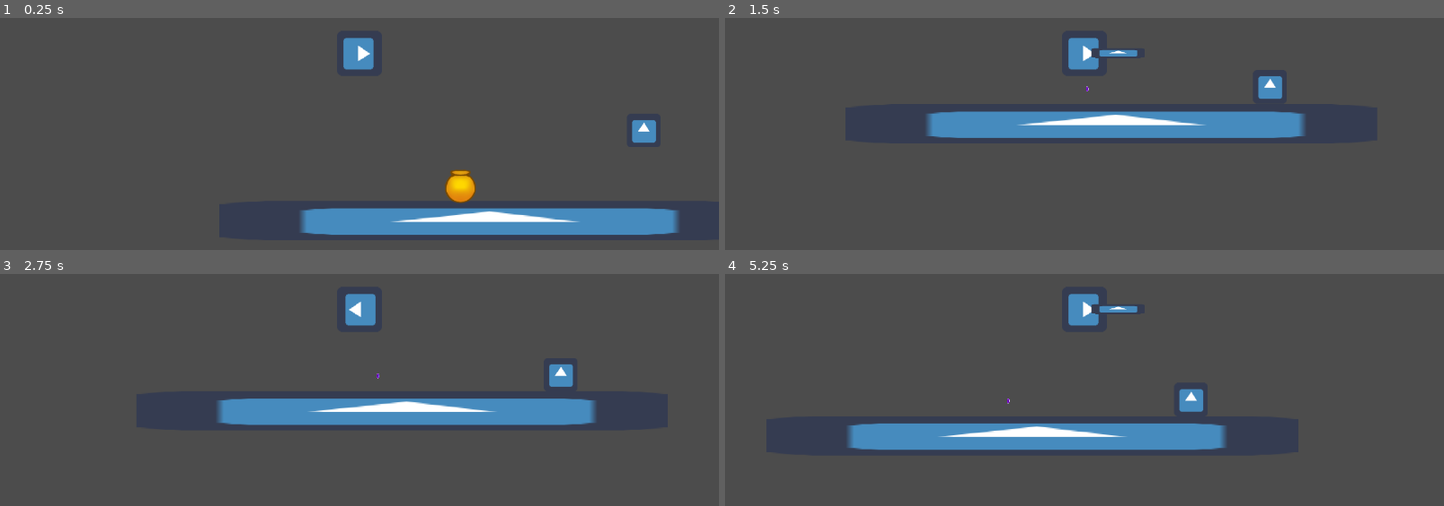
Above: before the commit, frames 1-4 (two rows, left to right).
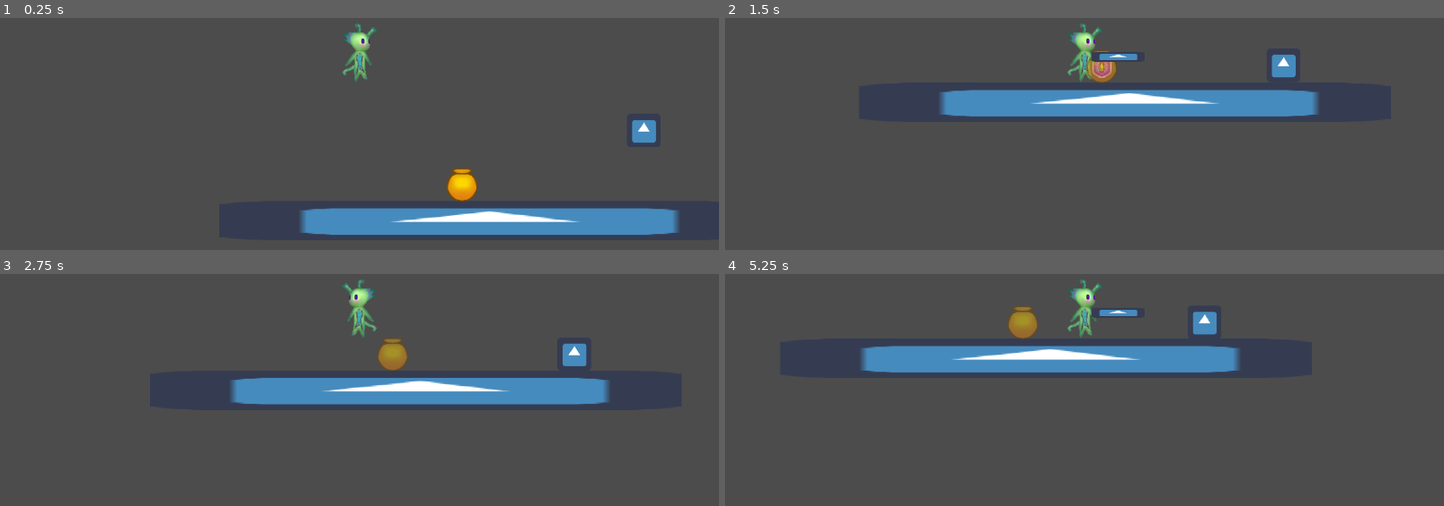
Above: after the commit, the same moments.

Repository: GamuxUnicamp/GameD3V_JAM_2019
Game: Godot game, scene res://Scenes/Temp/LevelTest.tscn
Two runs of this game, one before a commit and one after it. Both use one fixed random seed, a clock stepped at 60 frames per second and the inputs below. The project has no main scene, so this scene is started directly. The engine's default icon, where the game draws it, is replaced by a stand-in: a white triangle on a blue panel in a dark square.
Inputs:
- Up to frame 1 (0.25 s): no input
- Up to frame 2 (1.5 s): hold J (action1) 0.53-1.28 s; hold Right (ui_right) from 0.53 s (still down); tap Up (ui_up) at 0.77 s; tap J (action1) at 1.35 s
- Up to frame 3 (2.75 s): tap Up (ui_up) at 1.52 s; release Right (ui_right) at 2.03 s; hold Left (ui_left) from 2.03 s (still down); hold J (action1) from 2.03 s (still down)
- Up to frame 4 (5.25 s): release Left (ui_left) at 2.78 s; release J (action1) at 2.78 s; hold Right (ui_right) 2.78-4.28 s; tap J (action1) at 2.85, 4.35 s; tap Up (ui_up) at 3.02, 3.77, 4.52 s; hold J (action1) 3.53-4.28 s; hold Left (ui_left) 4.28-5.03 s; hold Right (ui_right) from 5.03 s (still down); hold J (action1) from 5.03 s (still down)

The runs differ from the first frame. In frame 1, 1.0% of the frame differs, in the area x 47-67%, y 2-80%; in frame 2, 12%; in frame 3, 11%; in frame 4, 14%, in the area x 17-72%, y 2-77%.

Commit message:
Vaso e artefatos funcionando

Diff:
--- a/Scenes/Actors/Enemies/PoisonCoral/Coral.tscn
+++ b/Scenes/Actors/Enemies/PoisonCoral/Coral.tscn
@@ -1,19 +1,19 @@
 [gd_scene load_steps=4 format=2]
 
 [ext_resource path="res://Scenes/Actors/Enemies/PoisonCoral/Coral.gd" type="Script" id=1]
-[ext_resource path="res://icon.png" type="Texture" id=2]
+[ext_resource path="res://Placeholders/coral.png" type="Texture" id=2]
 
-[sub_resource type="RectangleShape2D" id=2]
+[sub_resource type="RectangleShape2D" id=1]
 extents = Vector2( 31.2848, 31.3316 )
 
 [node name="Coral" type="Area2D"]
 script = ExtResource( 1 )
 
 [node name="CollisionShape2D" type="CollisionShape2D" parent="."]
-shape = SubResource( 2 )
+shape = SubResource( 1 )
 
 [node name="Sprite" type="Sprite" parent="."]
-modulate = Color( 1, 0, 0, 1 )
+position = Vector2( 1.62108, -1.08072 )
 texture = ExtResource( 2 )
 
 [node name="RegrowTimer" type="Timer" parent="."]
--- a/Scenes/Actors/Player/Player.gd
+++ b/Scenes/Actors/Player/Player.gd
@@ -42,7 +42,7 @@
 # Called every frame. 'delta' is the elapsed time since the previous frame.
 func _process(delta):
 	if HP <= 0:
-		queue_free()
+		get_tree().change_scene("res://Scenes/Temp/LevelTest2.tscn")
 	emit_signal("paradas_pra_ui",{"max_life":MAXHITPOINTS,"life":HP})
 	linear_velocity.y += GRAVITY*delta
 	if sob_controle:
@@ -53,11 +53,11 @@
 			linear_velocity.x += WALKSPEED
 		if linear_velocity.x > 0:
 			facing_right = true
-			$Sprite.flip_v = false
+			$Sprite.flip_h = false
 			$Weapon.scale.x = 1
 		elif linear_velocity.x < 0:
 			facing_right = false
-			$Sprite.flip_v = true
+			$Sprite.flip_h = true
 			$Weapon.scale.x = -1
 		if Input.is_action_just_pressed("ui_j"):
 			$Weapon.attack()
--- a/Scenes/Actors/Player/Player.tscn
+++ b/Scenes/Actors/Player/Player.tscn
@@ -1,17 +1,17 @@
 [gd_scene load_steps=5 format=2]
 
 [ext_resource path="res://Scenes/Actors/Player/Player.gd" type="Script" id=1]
-[ext_resource path="res://icon.png" type="Texture" id=2]
+[ext_resource path="res://Placeholders/cavaleiro2.png" type="Texture" id=2]
 [ext_resource path="res://Scenes/Actors/Player/Weapons/Weapon.tscn" type="PackedScene" id=3]
 
-[sub_resource type="RectangleShape2D" id=1]
-extents = Vector2( 41.8122, 42.6683 )
+[sub_resource type="CapsuleShape2D" id=1]
+radius = 25.0988
+height = 63.4089
 
 [node name="Player" type="KinematicBody2D"]
 script = ExtResource( 1 )
 
 [node name="Sprite" type="Sprite" parent="."]
-rotation = 1.5708
 scale = Vector2( 1.333, 1.333 )
 texture = ExtResource( 2 )
 
@@ -24,6 +24,7 @@
 drag_margin_v_enabled = false
 
 [node name="Weapon" parent="." instance=ExtResource( 3 )]
+position = Vector2( 1.52588e-05, 7.3151 )
 
 [node name="StunTimer" type="Timer" parent="."]
 one_shot = true
--- a/Scenes/Actors/Player/Weapons/Weapon.gd
+++ b/Scenes/Actors/Player/Weapons/Weapon.gd
@@ -27,13 +27,19 @@
 
 func bateu(body):
 	if atacando:
+		checar_se_bateu([body])
+
+func reloaded():
+	can_attack = true
+
+func checar_se_bateu(lista):
+	for body in lista:
+		if body.is_in_group("Quebravel"):
+			body.quebrou()
 		if body.is_in_group(enemy):
 			if body.has_method("damage"):
 				body.damage(weapon_damage)
 			print("Bateu")
-
-func reloaded():
-	can_attack = true
 
 func attack_ended():
 	hide()
@@ -42,19 +48,10 @@
 
 func attack():
 	if can_attack:
-		print(get_overlapping_areas())
-		print(get_overlapping_bodies())
 
-		for body in get_overlapping_areas():
-			if body.is_in_group(enemy):
-				if body.has_method("damage"):
-					body.damage(weapon_damage)
-				print("Bateu")
-		for body in get_overlapping_bodies():
-			if body.is_in_group(enemy):
-				if body.has_method("damage"):
-					body.damage(weapon_damage)
-				print("Bateu")
+		checar_se_bateu(get_overlapping_areas())
+		checar_se_bateu(get_overlapping_bodies())
+
 		show()
 		atacando = true
 		$Duration.start()
--- /dev/null
+++ b/Scenes/Artifact/Artefato.gd
@@ -0,0 +1,18 @@
+extends Area2D
+
+# Declare member variables here. Examples:
+# var a = 2
+# var b = "text"
+
+# Called when the node enters the scene tree for the first time.
+func _ready():
+	connect("body_entered",self,"entrou")
+	pass # Replace with function body.
+
+func entrou(body):
+	if body.is_in_group("Player"):
+		print("pegou artefato")
+		queue_free()
+# Called every frame. 'delta' is the elapsed time since the previous frame.
+#func _process(delta):
+#	pass
--- /dev/null
+++ b/Scenes/Artifact/Artefato.tscn
@@ -0,0 +1,18 @@
+[gd_scene load_steps=4 format=2]
+
+[ext_resource path="res://Scenes/Artifact/Artefato.gd" type="Script" id=1]
+[ext_resource path="res://Placeholders/artefato.png" type="Texture" id=2]
+
+[sub_resource type="CircleShape2D" id=1]
+radius = 11.7235
+
+[node name="Artefato" type="Area2D"]
+script = ExtResource( 1 )
+
+[node name="CollisionShape2D" type="CollisionShape2D" parent="."]
+shape = SubResource( 1 )
+
+[node name="Sprite2" type="Sprite" parent="."]
+scale = Vector2( 0.7, 0.7 )
+z_index = -1
+texture = ExtResource( 2 )
--- a/Scenes/Object/Objeto.gd
+++ b/Scenes/Object/Objeto.gd
@@ -7,9 +7,10 @@
 
 # Called when the node enters the scene tree for the first time.
 func _ready():
-	$Area2D.connect("body_entered",self,"entrou")
-	$Area2D.connect("body_exited",self,"saiu")
-	set_process(true)
+	add_to_group("Quebravel")
+	#$Area2D.connect("body_entered",self,"entrou")
+	#$Area2D.connect("body_exited",self,"saiu")
+	#set_process(true)
 	pass # Replace with function body.
 func _process(delta):
 	if Input.is_action_pressed("action1"):
--- a/Scenes/Object/Objeto.tscn
+++ b/Scenes/Object/Objeto.tscn
@@ -1,6 +1,6 @@
 [gd_scene load_steps=5 format=2]
 
-[ext_resource path="res://Scenes/Object/Objeto.gd" type="Script" id=1]
+[ext_resource path="res://Scenes/Object/Objeto2.gd" type="Script" id=1]
 [ext_resource path="res://Placeholders/pote.png" type="Texture" id=2]
 
 [sub_resource type="CapsuleShape2D" id=1]
--- /dev/null
+++ b/Scenes/Object/Objeto2.gd
@@ -0,0 +1,19 @@
+extends StaticBody2D
+
+# Declare member variables here. Examples:
+# var a
+
+# Called when the node enters the scene tree for the first time.
+func _ready():
+	add_to_group("Quebravel")
+
+
+func quebrou():
+	#mostra animaçao
+	get_parent().modulate.a = 0.5
+	queue_free()
+
+	pass
+# Called every frame. 'delta' is the elapsed time since the previous frame.
+#func _process(delta):
+#	pass
--- /dev/null
+++ b/Scenes/Object/Objeto2.tscn
@@ -0,0 +1,16 @@
+[gd_scene load_steps=4 format=2]
+
+[ext_resource path="res://Placeholders/pote.png" type="Texture" id=1]
+[ext_resource path="res://Scenes/Object/Objeto2.gd" type="Script" id=2]
+
+[sub_resource type="CircleShape2D" id=1]
+radius = 31.1314
+
+[node name="Objeto" type="Sprite"]
+texture = ExtResource( 1 )
+
+[node name="Objeto" type="StaticBody2D" parent="."]
+script = ExtResource( 2 )
+
+[node name="CollisionShape2D" type="CollisionShape2D" parent="Objeto"]
+shape = SubResource( 1 )
--- a/Scenes/Temp/LevelTest.tscn
+++ b/Scenes/Temp/LevelTest.tscn
@@ -2,9 +2,9 @@
 
 [ext_resource path="res://icon.png" type="Texture" id=1]
 [ext_resource path="res://Scenes/Actors/Player/Player.tscn" type="PackedScene" id=2]
-[ext_resource path="res://Scenes/Object/Objeto.tscn" type="PackedScene" id=3]
-[ext_resource path="res://Placeholders/artefato.png" type="Texture" id=4]
-[ext_resource path="res://Scenes/Tilemap/tileset.tres" type="TileSet" id=5]
+[ext_resource path="res://Scenes/Tilemap/tileset.tres" type="TileSet" id=3]
+[ext_resource path="res://Scenes/Object/Objeto2.tscn" type="PackedScene" id=4]
+[ext_resource path="res://Scenes/Artifact/Artefato.tscn" type="PackedScene" id=5]
 
 [sub_resource type="RectangleShape2D" id=1]
 extents = Vector2( 497.039, 36.6598 )
@@ -38,15 +38,12 @@
 [node name="CollisionShape2D" type="CollisionShape2D" parent="RigidBody2D"]
 shape = SubResource( 2 )
 
-[node name="Objeto" parent="." instance=ExtResource( 3 )]
-position = Vector2( 452.284, 467.021 )
+[node name="TileMap" type="TileMap" parent="."]
+tile_set = ExtResource( 3 )
+format = 1
 
-[node name="Sprite2" type="Sprite" parent="."]
-position = Vector2( 453.087, 466.172 )
-scale = Vector2( 0.0956127, 0.159327 )
-z_index = -1
-texture = ExtResource( 4 )
+[node name="Objeto" parent="." instance=ExtResource( 4 )]
+position = Vector2( 455.316, 464.049 )
 
-[node name="TileMap" type="TileMap" parent="."]
-tile_set = ExtResource( 5 )
-format = 1
+[node name="Artefato" parent="." instance=ExtResource( 5 )]
+position = Vector2( 455.375, 464.895 )
--- a/Scenes/Temp/LevelTest2.tscn
+++ b/Scenes/Temp/LevelTest2.tscn
@@ -40,6 +40,7 @@
 
 [node name="Player" parent="." instance=ExtResource( 4 )]
 position = Vector2( 260.19, 386.95 )
+MAXHITPOINTS = 20
 
 [node name="CanvasLayer" type="CanvasLayer" parent="."]
 
Binary file added: Placeholders/background.png
Not shown, added: Placeholders/background.png.import
Binary file added: Placeholders/cavaleiro.png
Not shown, added: Placeholders/cavaleiro.png.import
Binary file added: Placeholders/cavaleiro2.png
Not shown, added: Placeholders/cavaleiro2.png.import
Binary file added: Placeholders/coral.png
Not shown, added: Placeholders/coral.png.import
Binary file added: Placeholders/ourico.png
Not shown, added: Placeholders/ourico.png.import
